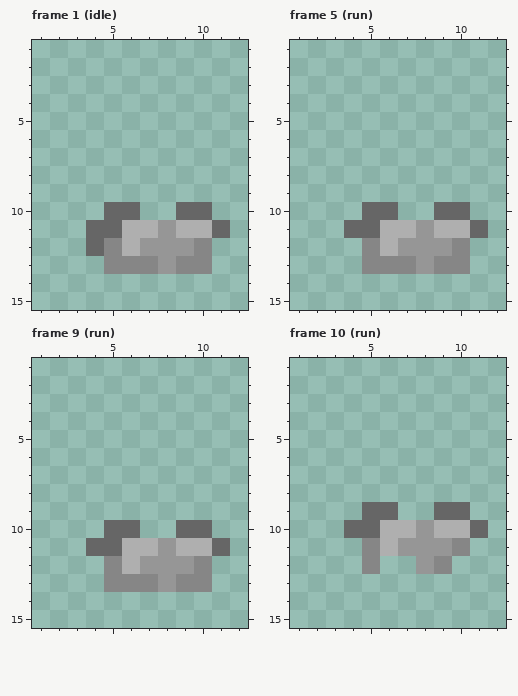
Edited in one commit: pixel-art file (PixelEngine/res/sprites/items/iron_armor.aseprite). That is the earlier state.
16x16 pixels, 19 frames. Shown: frame 1 (idle): x 1..12, y 1..15; frame 5 (run): x 1..12, y 1..15; frame 9 (run): x 1..12, y 1..15; frame 10 (run): x 1..12, y 1..15. The commit also changed other frames, which this record leaves out.
Once edited:
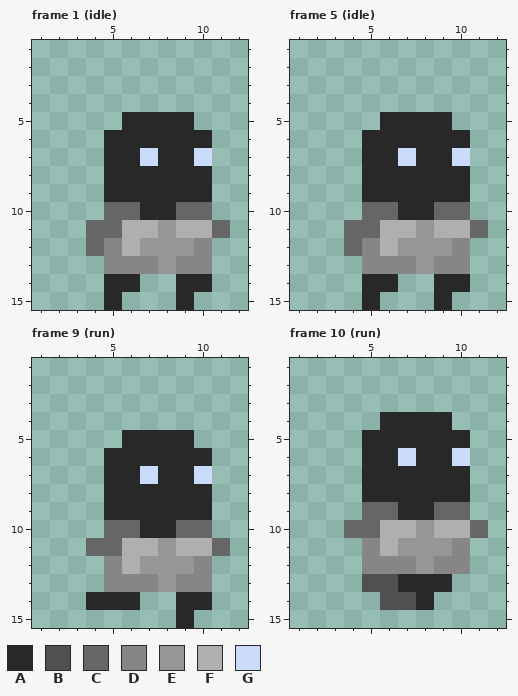
Palette (. is transparent): A #282828  B #505050  C #666666  D #868686  E #969696  F #afafaf  G #cbdbfc
Change:
layer "Layer 1" now shown
Frame 1 (idle), layer "Layer 1":
y 5: x 6..9 .... -> AAAA
y 6: x 5..10 ...... -> AAAAAA
y 7: x 5..10 ...... -> AAGAAG
y 8..9: x 5..10 ...... -> AAAAAA
y 10: x 7..8 .. -> AA
y 14: x 5..6 .. -> AA; x 9..10 .. -> AA
y 15: x 5 . -> A; x 9 . -> A
Frame 5 (idle), layers "Armor", "Layer 1":
y 5: x 6..9 .... -> AAAA
y 6: x 5..10 ...... -> AAAAAA
y 7: x 5..10 ...... -> AAGAAG
y 8..9: x 5..10 ...... -> AAAAAA
y 10: x 7..8 .. -> AA
y 12: x 4 . -> C
y 14: x 5..6 .. -> AA; x 9..10 .. -> AA
y 15: x 5 . -> A; x 9 . -> A
Frame 9 (run), layer "Layer 1":
y 5: x 6..9 .... -> AAAA
y 6: x 5..10 ...... -> AAAAAA
y 7: x 5..10 ...... -> AAGAAG
y 8..9: x 5..10 ...... -> AAAAAA
y 10: x 7..8 .. -> AA
y 14: x 4..6 ... -> AAA; x 9..10 .. -> AA
y 15: x 9 . -> A
Frame 10 (run), layers "Armor", "Layer 1":
y 4: x 6..9 .... -> AAAA
y 5: x 5..10 ...... -> AAAAAA
y 6: x 5..10 ...... -> AAGAAG
y 7..8: x 5..10 ...... -> AAAAAA
y 9: x 7..8 .. -> AA
y 12: x 6..7 .. -> DD; x 10 . -> D
y 13: x 5..9 ..... -> BBAAA
y 14: x 6..8 ... -> BBA
Where, in picture pixels (left, top, right, bottom), the same in both pictures:
added: (104, 112, 212, 310)
added: (344, 112, 470, 310)
added: (86, 430, 212, 628)
added: (362, 412, 470, 610)
